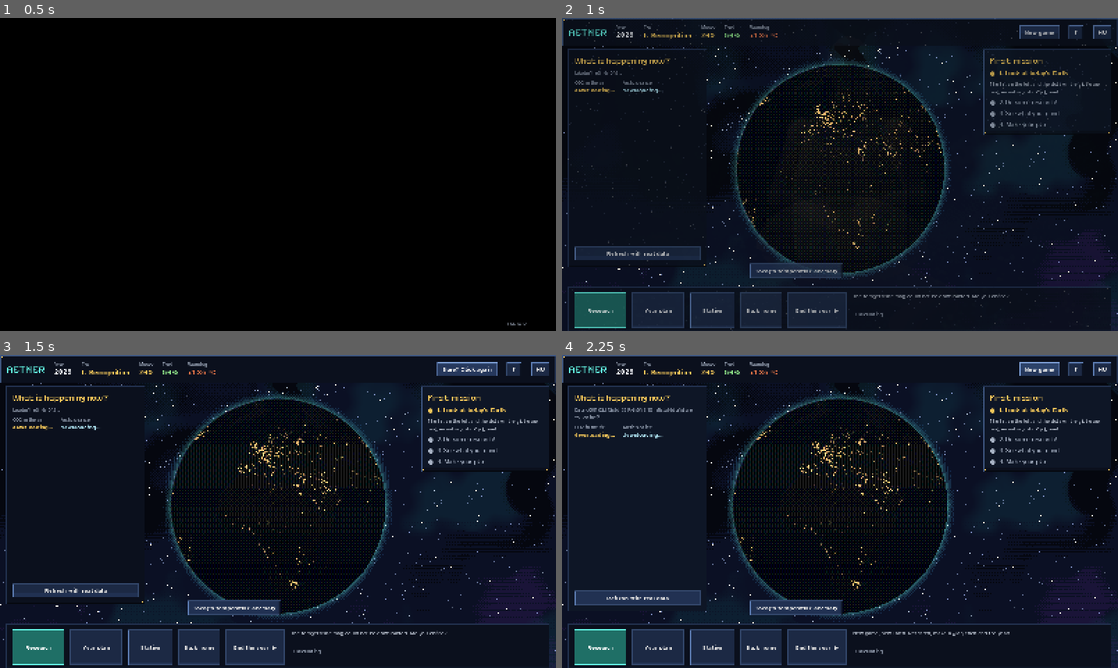
Above: before the commit, frames 1-4 (two rows, left to right).
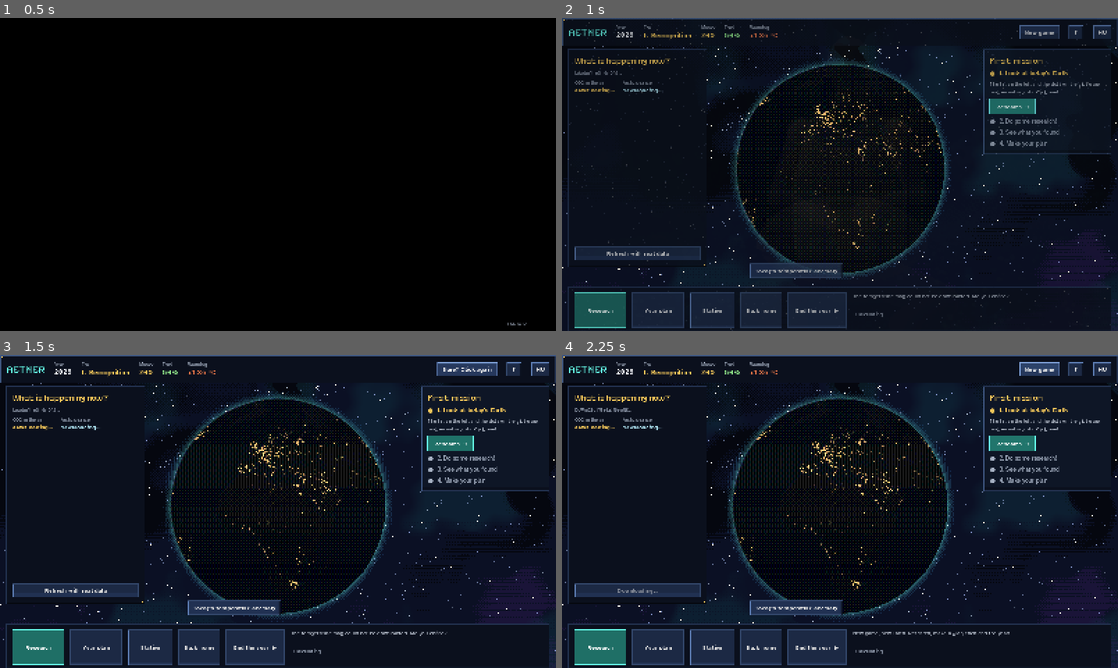
Above: after the commit, the same moments.

Repository: roadside/aether
Game: Godot game, scene res://scenes/main.tscn
Two runs of this game, one before a commit and one after it. Both use one fixed random seed, a clock stepped at 60 frames per second and the inputs below. Sound files missing from this copy of the repository are replaced by a short silence.
Inputs (mouse positions are in pixels of both pictures, inside the frame that each line leads up to):
- Up to frame 1 (0.5 s): no input
- Up to frame 2 (1 s): tap Enter at 0.5 s; drag from (840, 165) to (895, 105) at 0.52 s
- Up to frame 3 (1.5 s): click "New game" at 1.25 s
- Up to frame 4 (2.25 s): click "Sure? Click again" at 2 s

Frame 1 is identical in both runs. In frame 2, 0.9% of the frame differs, in the area x 75-99%, y 25-44%; in frame 3, 1.0%; in frame 4, 2.7%, in the area x 1-99%, y 16-82%.

Commit message:
Bevezető küldetés: a következő lépés gombja mindig látszik; Esc az eredménynél nem ugorja át a jóváhagyást
Co-Authored-By: Claude Fable 5.2 <noreply@anthropic.com>
Claude-Session: https://claude.ai/code/session_01T6sPwaPiVjASr8DLyjC9bo

Diff:
--- a/AETHER_godot/scripts/main.gd
+++ b/AETHER_godot/scripts/main.gd
@@ -778,7 +778,9 @@
 		if current:
 			_mission_box.add_child(UI.label(L.t(MISSION[i][1]), 15, UI.SOFT))
 			# egy kattintással oda, ahol a lépést el kell végezni
-			if i == 1:
+			# a következő lépés mindig látszik: akkor is, ha még töltenek a jelentések,
+			# vagy ha a játékos jóváhagyás nélkül zárta be az eredményt
+			if i <= 2:
 				_mission_box.add_child(_go_button(L.t("Kutatás →"), _open_research))
 			elif i == 3:
 				_mission_box.add_child(_go_button(L.t("A terved →"), _open_plan))
@@ -1132,7 +1134,8 @@
 
 
 func _on_results_shown(has_levers: bool) -> void:
-	_advance(3)
+	# ha van mit jóváhagyni, a „terved” lépés csak a jóváhagyás után jön (Esc-nél ne ugorjon előre)
+	_advance(2 if has_levers else 3)
 	# csak akkor ünneplünk, ha a kutatás talált is valamit
 	var found := 0
 	if _overlay != null and "_result" in _overlay and typeof(_overlay._result) == TYPE_DICTIONARY:
